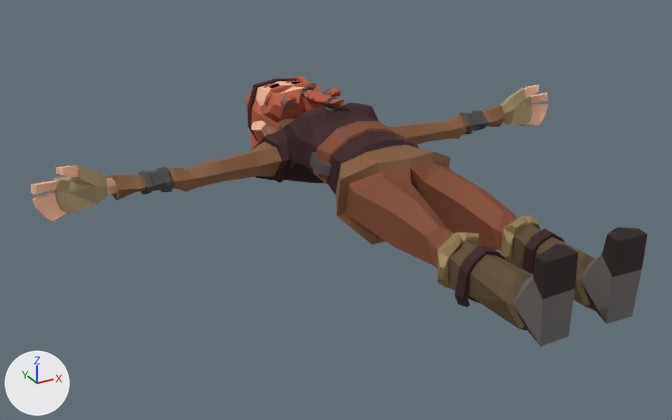
An edit to the FBX model Assets/Map Prefabs/Bearded Woman.fbx, drawn before and after from the same camera.
One viewpoint serves both versions: a 50 mm lens placed at (-147.0, -142.0, 109.0), pointed at (-16.0, 98.0, -11.0). The lights are fixed; the arrows at lower left show +X, +Y and +Z.

The first picture shows 'Braid', 'Character_Shieldmadien', 'Character_Viking_Warrior_02.002'.
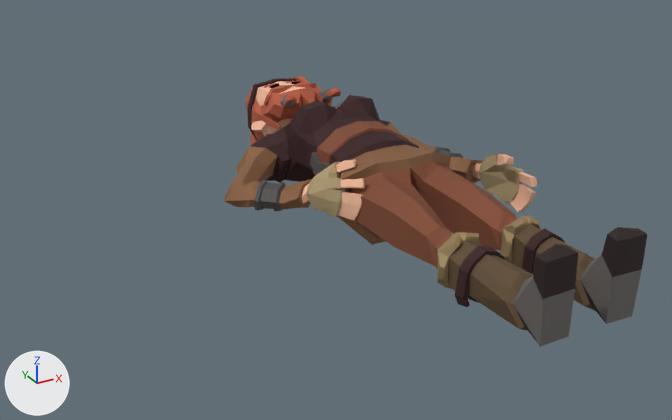
Commit message: Beard woman not tposing anymore

Where the change shows, as pixel boxes [x1, y1, x2, y2] in the pictures (672 x 420 px; the box of a moved part takes in the faces that stretch with it):
```json
{"object": "Character_Shieldmadien", "change": "reshaped", "before": [31, 76, 647, 347], "after": [224, 76, 647, 347], "on screen": "31% narrower"}
{"object": "Braid", "change": "deleted", "before": [301, 86, 345, 109], "on screen": "brown"}
{"part": 1, "of": "me_mesh_052", "change": "moved or reshaped", "before": [31, 85, 548, 221], "after": [224, 95, 537, 220]}
{"part": 2, "of": "me_mesh_052", "change": "recoloured", "before": [251, 87, 503, 235], "after": [251, 87, 503, 235]}
```

Scene script edits in JSON lines:
```json
{"op": "add", "block": "mat_blinn9_002", "code": ["mat_blinn9_002 = principled_material('blinn9.002')", "mat_blinn9_002.texture = img_characters_white_png", "mat_blinn9_002.metallic = 0.5", "mat_blinn9_002.roughness = 0.749"]}
{"block": "me_mesh_052", "where": "# used by ob_character_shieldmadien; location = (0.0, 0.0, 0.0)"}
{"op": "remove", "block": "me_mesh_052", "code": "me_mesh_052.from_pydata(...)  # 1311 vertices, 2542 faces; spans x -102.0..102.0, y 0.0..186.0, z -22.0..15.0"}
{"op": "add", "block": "me_mesh_052", "code": "me_mesh_052.from_pydata(...)  # 1309 vertices, 2535 faces; spans x -45.0..39.0, y 0.0..186.0, z -22.0..16.0"}
{"block": "me_mesh_052", "change": "me_mesh_052 part 1: 116 vertices moved from x -42.0..66.0, y 123.0..144.0, z -12.0..14.0 to x -41.0..36.0, y 100.0..141.0, z -13.0..16.0; 330 vertices removed from x -102.0..102.0, y 128.0..140.0, z -11.0..7.0; 328 vertices added at x -45.0..39.0, y 65.0..125.0, z -12.0..9.0"}
{"block": "me_mesh_052", "change": "me_mesh_052 part 2: 1866 faces spanning x -41.0..36.0, y 0.0..186.0, z -22.0..16.0 switch from mat_blinn9_001 (picture img_characters_white_png_001) to mat_blinn9_002 (picture img_characters_white_png)"}
{"op": "remove", "block": "ob_braid", "code": ["ob_braid = bpy.data.objects.new('Braid', me_mesh_076)", "ob_braid.location = (0.0, 142.1, 0.8)"]}
```
